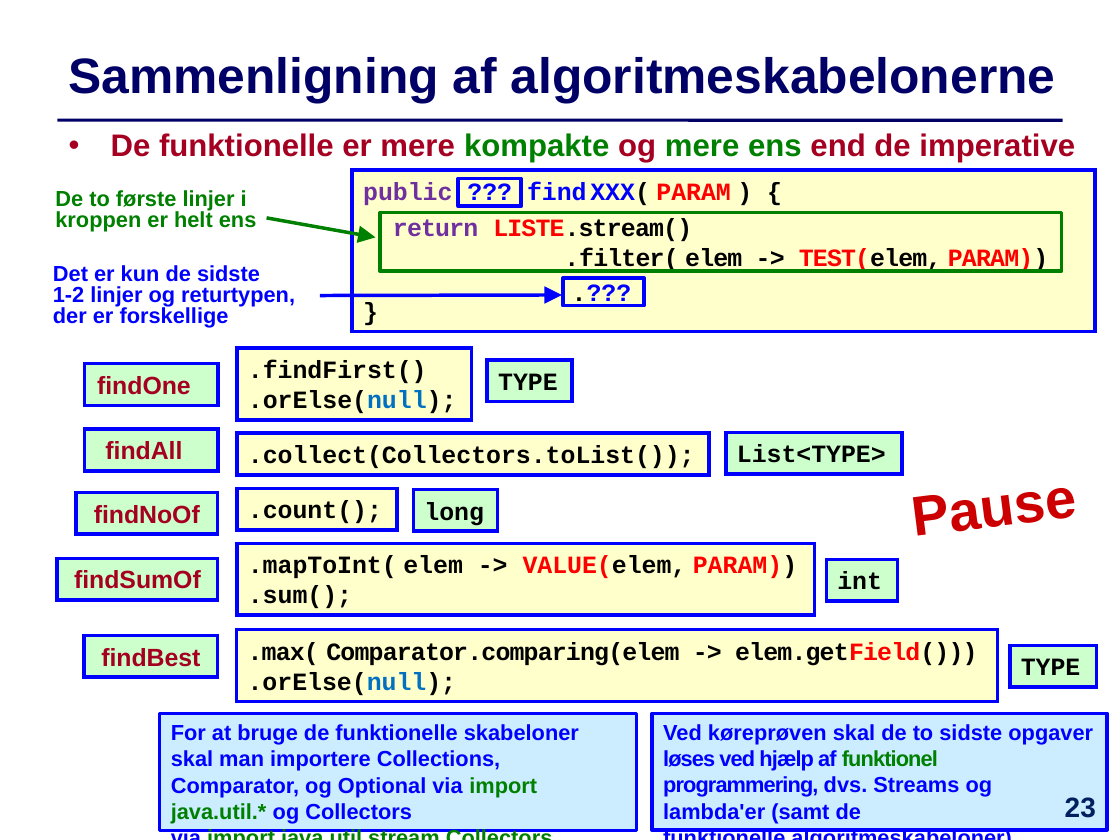
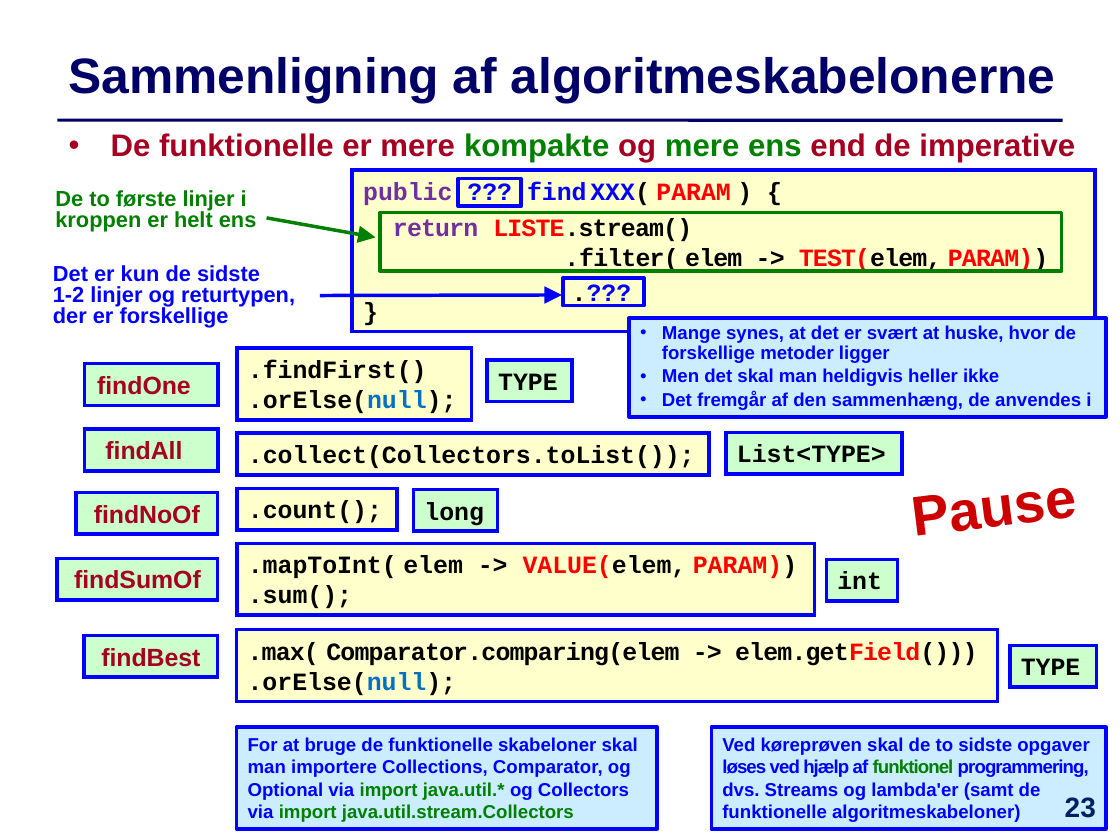
Before and after one commit to IntProgAU/Materiale, a slide deck: slide 23 of web/e22/uge_5b/Slides-Uge5-Torsdag.pptx. Drawn at 1120x840 pixels with LibreOffice and Linux fonts; fonts in the diff are those of the drawing. Boxes give left, top, right and bottom in pixels: in the first picture for what was removed or moved away, otherwise in the second. Text is boxed around its words. In the diff, an @@ line names an element or a change of style, - is before the commit and + after.

```diff
--- a/web/e22/uge_5b/Slides-Uge5-Torsdag.pptx
+++ b/web/e22/uge_5b/Slides-Uge5-Torsdag.pptx
@@ rectangle added at [629, 318, 1107, 417], fill #CCECFF, outline #0000FF 2.25 pt, 12 pt, text #0000FF, bold @@
+• Mange synes, at det er svært at huske, hvor de forskellige metoder ligger
+• Men det skal man heldigvis heller ikke
+• Det fremgår af den sammenhæng, de anvendes i
@@ rectangle "For at bruge de funktionelle ..." at [236, 727, 657, 829]: size 14 to 12 pt @@
@@ rectangle "For at bruge de funktionelle ...": place and size @@
-rectangle "For at bruge de funktionelle ..." at [160, 713, 637, 830]
+rectangle "For at bruge de funktionelle ..." at [236, 727, 657, 829]
@@ rectangle "Ved køreprøven skal de to ...": place and size @@
-rectangle "Ved køreprøven skal de to ..." at [652, 713, 1107, 830]
+rectangle "Ved køreprøven skal de to ..." at [711, 727, 1105, 829]
@@ rectangle "Ved køreprøven skal de to ..." at [711, 727, 1105, 829]: size 14 to 12 pt @@
```
Also in this commit, not shown: 1 other slide changed, 1 other file.
